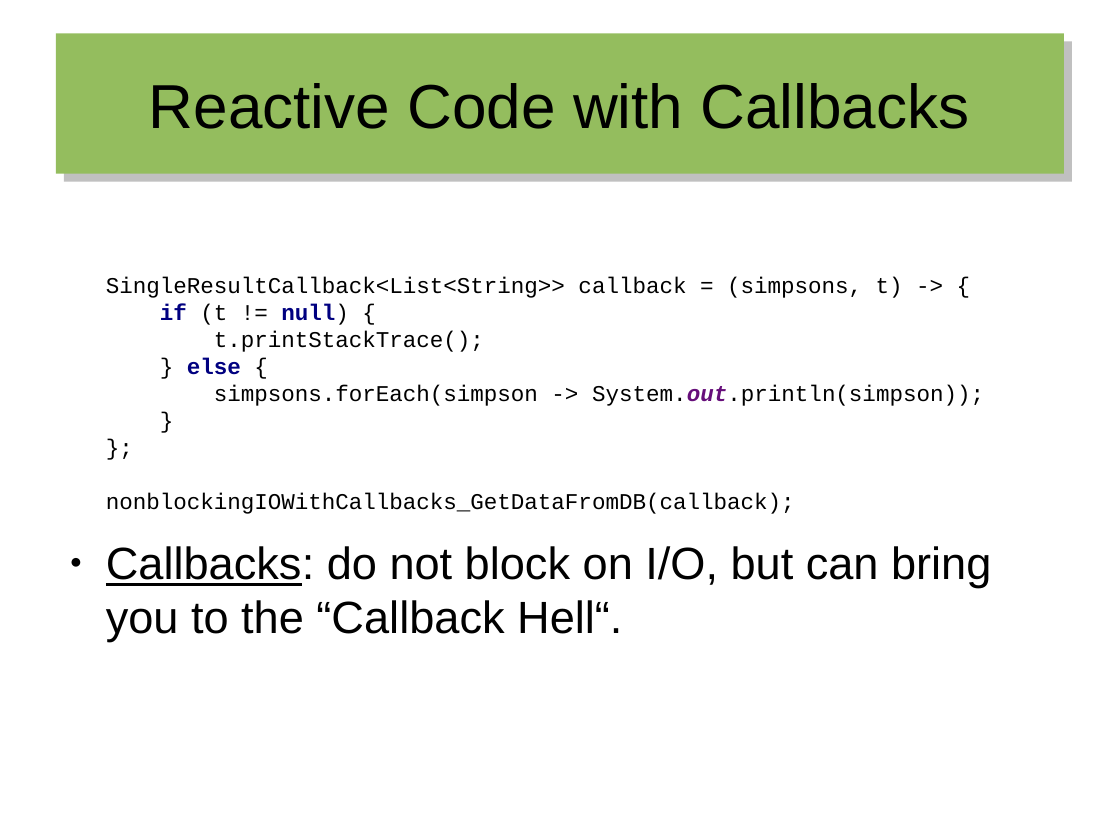
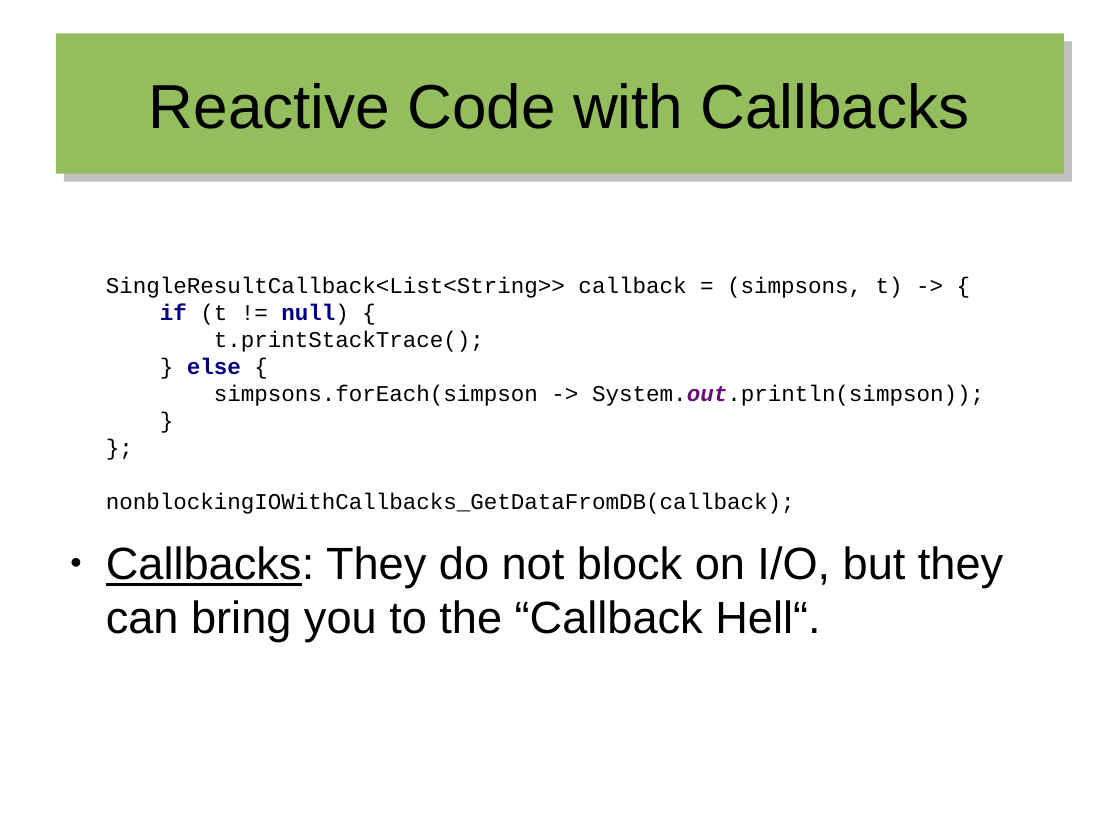
Before and after one commit to hermannhueck/reactive-mongo-access, a slide deck: slide 15 of Slides/2016-06_Reactive Mongo Access from Java 8.odp. Drawn at 1120x840 pixels with LibreOffice and Linux fonts; fonts in the diff are those of the drawing. Boxes give left, top, right and bottom in pixels: in the first picture for what was removed or moved away, otherwise in the second. Text is boxed around its words. In the diff, an @@ line names an element or a change of style, - is before the commit and + after.

```diff
--- a/Slides/2016-06_Reactive Mongo Access from Java 8.odp
+++ b/Slides/2016-06_Reactive Mongo Access from Java 8.odp
@@ text at (106,546,1003,642): text changed @@
-● Callbacks: do not block on I/O, but can bring you to the “Callback Hell“.
+● Callbacks: They do not block on I/O, but they can bring you to the “Callback Hell“.
```
Also in this commit, not shown: 33 other slides changed, 4 slides added, 1 slide removed, 30 other files.
